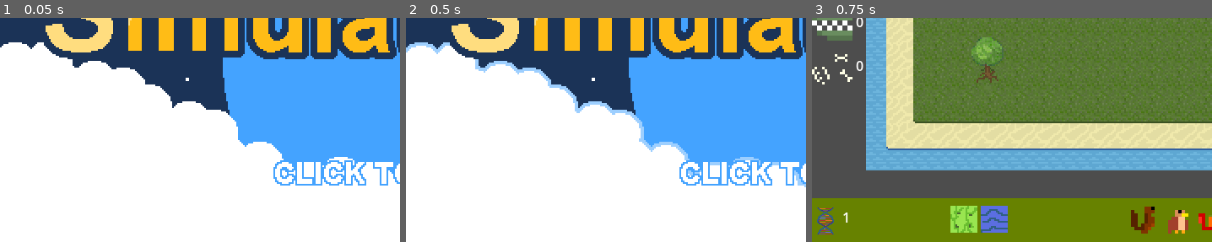
Above: before the commit, frames 1-3 (left to right).
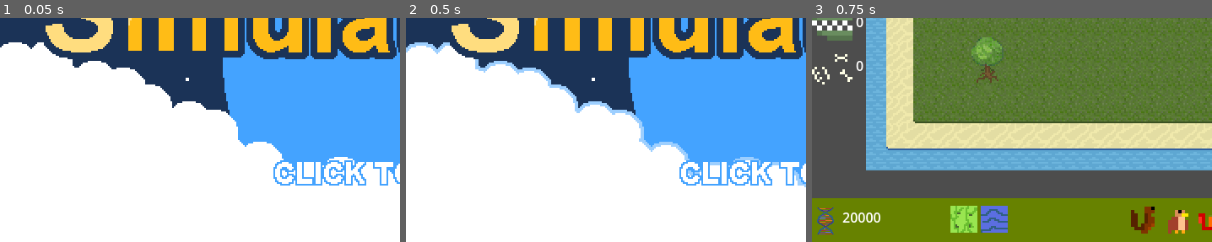
Above: after the commit, the same moments.

Repository: zliebowitz/ld56
Game: Godot game, scene res://Assets/Scripts/title_screen.tscn
The game is run twice, just before and just after one commit, with the same random seed, the same clock (stepped at 60 frames per second) and the same inputs.
Inputs (mouse positions are % of the whole screen's width and height, from its top left):
- Up to frame 1 (0.05 s): no input
- Up to frame 2 (0.5 s): no input
- Up to frame 3 (0.75 s): tap Enter at 0.5 s; move the mouse to (72, 45) at 0.52 s; press the mouse at (72, 45) at 0.53 s
The pictures show only the part of the screen within x 0-50%, y 50-100%; the shares and areas given below are measured in that part.

Frames 1-2 are identical in both runs. In frame 3, 0.3% of the frame differs, in the area x 7-18%, y 86-92%.

Commit message:
bear improvements

Diff:
--- a/Assets/Scripts/Animals/Bear.tscn
+++ b/Assets/Scripts/Animals/Bear.tscn
@@ -9,14 +9,6 @@
 region = Rect2(0, 0, 38, 22)
 
 [sub_resource type="AtlasTexture" id="AtlasTexture_6micy"]
-atlas = ExtResource("2_duley")
-region = Rect2(38, 0, 38, 22)
-
-[sub_resource type="AtlasTexture" id="AtlasTexture_w2y1g"]
-atlas = ExtResource("2_duley")
-region = Rect2(0, 0, 38, 22)
-
-[sub_resource type="AtlasTexture" id="AtlasTexture_n20jr"]
 atlas = ExtResource("2_duley")
 region = Rect2(38, 0, 38, 22)
 
@@ -36,6 +28,14 @@
 atlas = ExtResource("3_s1kdo")
 region = Rect2(114, 0, 38, 22)
 
+[sub_resource type="AtlasTexture" id="AtlasTexture_w2y1g"]
+atlas = ExtResource("2_duley")
+region = Rect2(0, 0, 38, 22)
+
+[sub_resource type="AtlasTexture" id="AtlasTexture_n20jr"]
+atlas = ExtResource("2_duley")
+region = Rect2(38, 0, 38, 22)
+
 [sub_resource type="SpriteFrames" id="SpriteFrames_dtw6q"]
 animations = [{
 "frames": [{
@@ -46,18 +46,7 @@
 "texture": SubResource("AtlasTexture_6micy")
 }],
 "loop": true,
-"name": &"Idle",
-"speed": 3.0
-}, {
-"frames": [{
-"duration": 1.0,
-"texture": SubResource("AtlasTexture_w2y1g")
-}, {
-"duration": 1.0,
-"texture": SubResource("AtlasTexture_n20jr")
-}],
-"loop": true,
-"name": &"Love",
+"name": &"Eat",
 "speed": 3.0
 }, {
 "frames": [{
@@ -76,6 +65,17 @@
 "loop": true,
 "name": &"Run",
 "speed": 3.0
+}, {
+"frames": [{
+"duration": 1.0,
+"texture": SubResource("AtlasTexture_w2y1g")
+}, {
+"duration": 1.0,
+"texture": SubResource("AtlasTexture_n20jr")
+}],
+"loop": true,
+"name": &"Sleep",
+"speed": 3.0
 }]
 
 [sub_resource type="CircleShape2D" id="CircleShape2D_gjmrt"]
@@ -87,8 +87,8 @@
 [node name="Bear" type="Node2D"]
 y_sort_enabled = true
 script = ExtResource("1_5ysy0")
-state_list = Array[int]([1, 3, 5, 4])
-state_timers = Array[float]([10.0, 3.0, 5.0, 5.0])
+state_list = Array[int]([1, 3, 5, 0])
+state_timers = Array[float]([30.0, 3.0, 5.0, 10.0])
 timed_states = Array[int]([0])
 animal_name = "Bear"
 speed = 40.0
@@ -98,7 +98,7 @@
 
 [node name="BearAnimation" type="AnimatedSprite2D" parent="."]
 sprite_frames = SubResource("SpriteFrames_dtw6q")
-animation = &"Idle"
+animation = &"Eat"
 speed_scale = 2.0
 
 [node name="BodyRadius" type="Area2D" parent="."]
--- a/Assets/Scripts/Animals/animal_bear.gd
+++ b/Assets/Scripts/Animals/animal_bear.gd
@@ -1,76 +1,67 @@
 class_name Bear
 extends Animal
 
-var bear_scene: PackedScene = preload("res://Assets/Scripts/Animals/Bear.tscn")
-@onready var sprite2d = $BearAnimation
-
-@export var feed_to_reproduce: int = 3
-@export var ratio_to_strip_grass: float = 0.1
-
-var eat_counter := 0
-var is_waiting = false
+@onready var animation = $BearAnimation
 var count = 0
 
 func _process_action(delta: float) -> void:
+	if animation.animation == "Sleep" && animation.is_playing():
+		if time_in_state < 3:
+			return
+
 	updateAnimation()
 	match current_state:
+		STATE.SEEK_WATER:
+			destination = tilemap.get_nearest_tile_absolute(position, 2)
+			if move_towards_destination(delta):
+				advance_state()
 		STATE.SEEK_FOOD:
-			destination = tilemap.get_nearest_tile_absolute(position, 0)
+			target = get_nearest_creature_list([Squirrel, Rabbit, Fox])
+
+			if is_instance_valid(target):
+				destination = target.position
+			else:
+				# Try to find food.
+				if (destination == Vector2(-1,-1) or (position - destination).length() < 10):
+					var next_position = Vector2(position.x + randf_range(-100, 100), position.y + randf_range(-50, 50))
+					destination = next_position
 			if move_towards_destination(delta):
-				eat_counter = eat_counter + 1
-				if randf() < ratio_to_strip_grass:
-					var destination_tile = tilemap.get_coord_from_position(destination)
-					#If the tile isn't still grass, don't do anything
-					if not tilemap.get_tile_info(destination_tile)[0] == 0: return
-					tilemap.place_tile(destination_tile, 1)
+				if not is_instance_valid(target):
+					return
+				animation.play("Eat")
+				target.kill()
+				create_dna()
 				advance_state()
 		STATE.WAIT:
 			if has_time_passed():
 				advance_state()
+		STATE.REPRODUCE_IF_ABLE:
+			advance_state()
 		STATE.RANDOM_WANDERING:
 			if has_time_passed():
 				advance_state()
 			else:
-				if (count > 50):
-					var offset = Vector2(randi_range(-16, 16), randi_range(-16, 16))
-					destination = tilemap.get_nearest_tile_absolute(position, randi() % 4) + offset
-					count = 0
-				move_towards_destination(delta)
-				count += 1
-		STATE.REPRODUCE_IF_ABLE:
-			if eat_counter < feed_to_reproduce:
-				advance_state()
-				return
-			target = get_nearest_creature(Bear)
-			if is_instance_valid(target):
-				destination = target.position
-			if move_towards_destination(delta):
-				var new_bear = bear_scene.instantiate()
-				new_bear.position = position + position.direction_to(destination) * 8
-				add_sibling(new_bear)
-				eat_counter = 0
-				advance_state()
-				return
-			if has_time_passed():
+				if (fmod(time_in_state, 2.0) < 0.01):
+					var next_position =  Vector2(position.x + randf_range(-50, 50), position.y + randf_range(-50, 50))
+					var coordinate = tilemap.get_coord_from_position(next_position)
+					if (tilemap.is_in_bounds(coordinate) and tilemap.get_tile_info(coordinate)[0] != 2):
+						destination = next_position
+				if (move_towards_destination(delta)):
+					animation.play("Default")
+		STATE.PATROL:
+			if (time_in_state > 4):
 				advance_state()
 		var unknown_state:
 			print("Got state ", unknown_state," for ", animal_name, ", and does not know what to do!!!")
 
-	var direction = position.angle_to_point(destination)
-	if direction < 0:
-		direction += 2*PI
-	$BearAnimation.set_flip_h(direction > PI/2 && direction < 3*PI/2 )
 
 func updateAnimation():
 	match current_state:
-		STATE.SEEK_FOOD:
-			sprite2d.play("Run")
+		STATE.SEEK_WATER, STATE.SEEK_FOOD:
+			animation.play("Run")
 		STATE.WAIT:
-			sprite2d.play("Idle")
+			animation.play("Eat")
 		STATE.RANDOM_WANDERING:
-			sprite2d.play("Run")
-		STATE.REPRODUCE_IF_ABLE:
-			if eat_counter < feed_to_reproduce:
-				sprite2d.play("Run")
-			else:
-				sprite2d.play("Love")
+			animation.play("Run")
+		STATE.PATROL:
+			animation.play("Sleep")
--- a/Assets/Scripts/Animals/fox.tscn
+++ b/Assets/Scripts/Animals/fox.tscn
@@ -195,7 +195,7 @@
 y_sort_enabled = true
 script = ExtResource("1_n17ia")
 state_list = Array[int]([0, 3, 1, 3, 5, 6])
-state_timers = Array[float]([10.0, 10.0, 5.0, 10.0, 10.0, 4.0])
+state_timers = Array[float]([10.0, 10.0, 15.0, 10.0, 10.0, 4.0])
 timed_states = Array[int]([0, 2])
 animal_name = "Fox"
 speed = 70.0
--- a/Assets/Scripts/main.gd
+++ b/Assets/Scripts/main.gd
@@ -2,7 +2,7 @@
 
 extends Node2D
 
-var dna: int = 1;
+var dna: int = 20000;
 
 
 func _ready() -> void:
Not shown: 1 places in Assets/Scripts/Animals/Bear.tscn that only renumber resources
Not shown: 1 places in tilemap.tscn that only renumber resources
